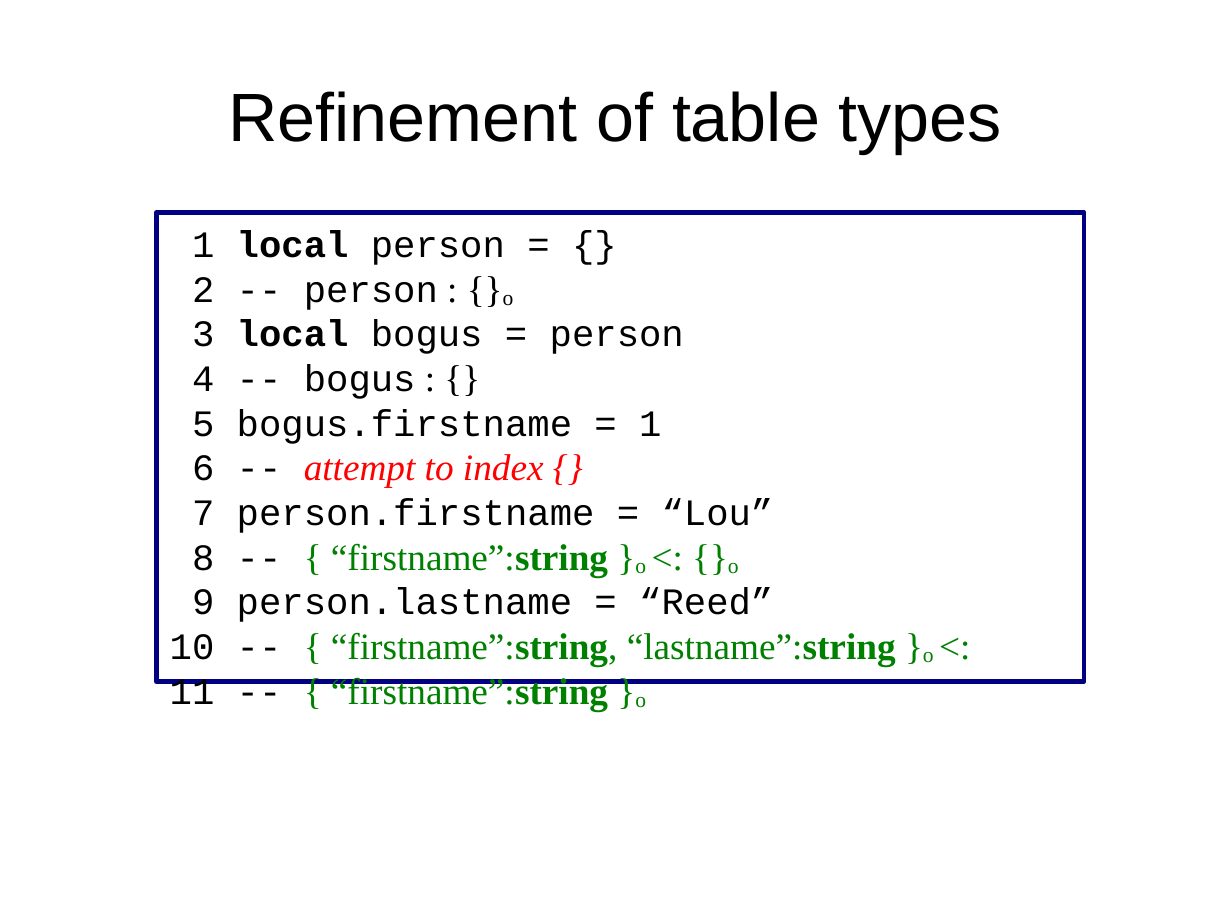
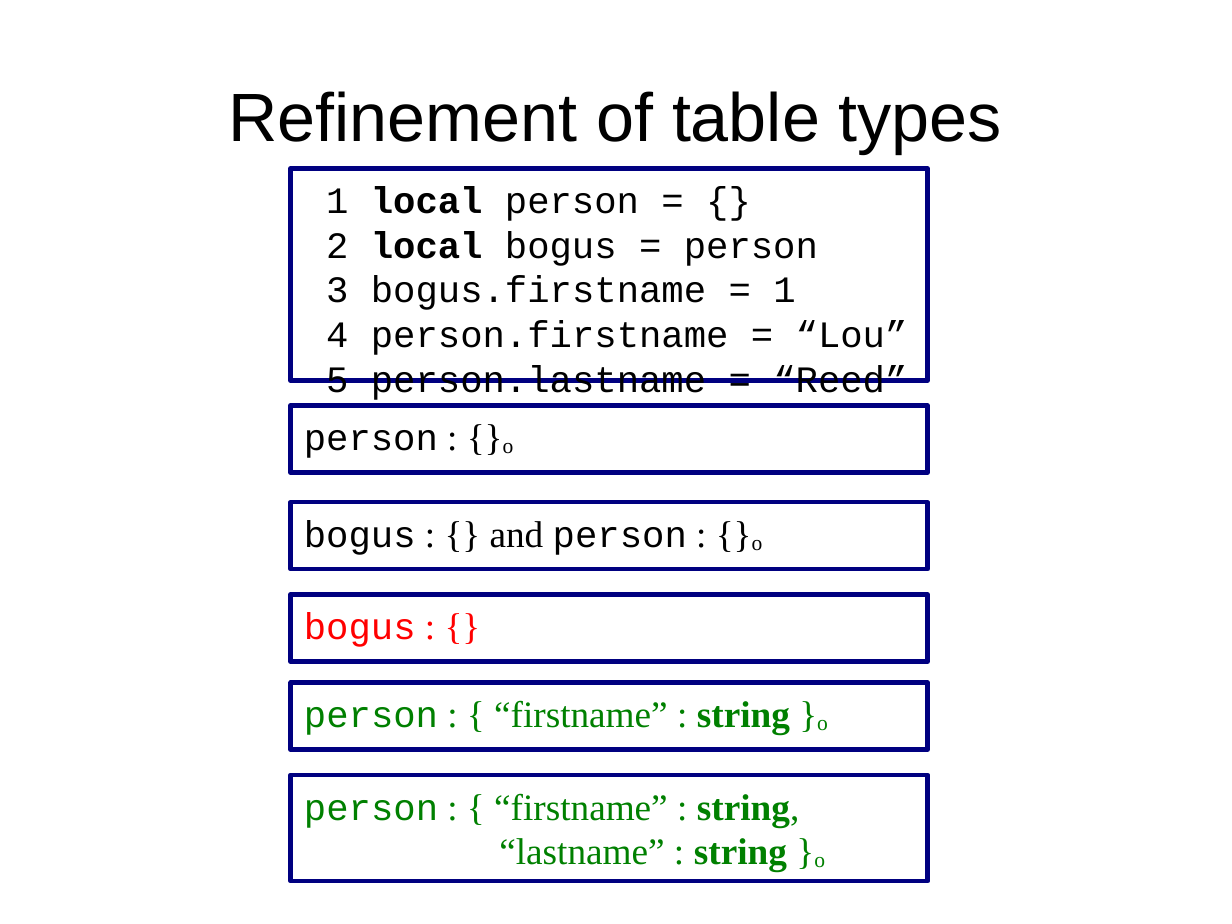
Before and after one commit to andremm/typedlua, a slide deck: slide 30 of doc/slides/dyla2014.odp. Drawn at 1232x924 pixels with LibreOffice and Linux fonts; fonts in the diff are those of the drawing. Boxes give left, top, right and bottom in pixels: in the first picture for what was removed or moved away, otherwise in the second. Text is boxed around its words. In the diff, an @@ line names an element or a change of style, - is before the commit and + after.

```diff
--- a/doc/slides/dyla2014.odp
+++ b/doc/slides/dyla2014.odp
@@ rectangle "1 local person = {}": place and size @@
-rectangle "1 local person = {}" at (157,212,1084,682)
+rectangle "1 local person = {}" at (291,169,928,381)
@@ text in rectangle at (326,231,908,400): text changed @@
-2 -- person : {}o
-3 local bogus = person
-4 -- bogus : {}
-5 bogus.firstname = 1
-6 -- attempt to index {}
-7 person.firstname = “Lou”
-8 -- { “firstname”:string }o <: {}o
-9 person.lastname = “Reed”
-10 -- { “firstname”:string, “lastname”:string }o <:
-11 -- { “firstname”:string }o
+2 local bogus = person
+3 bogus.firstname = 1
+4 person.firstname = “Lou”
+5 person.lastname = “Reed”
@@ rectangle added at (291,406,928,473), outline #000080 2.89 pt, 24 pt, text #000000 @@
+person : {}o
@@ rectangle added at (291,502,928,569), outline #000080 2.89 pt, 24 pt, text #000000 @@
+bogus : {} and person : {}o
@@ rectangle added at (291,595,928,662), outline #000080 2.89 pt, 24 pt, text #FF0000 @@
+bogus : {}
@@ rectangle added at (291,683,928,750), outline #000080 2.89 pt, 24 pt, text #008000 @@
+person : { “firstname” : string }o
@@ rectangle added at (291,775,928,881), outline #000080 2.89 pt, 24 pt, text #008000 @@
+person : { “firstname” : string,
+“lastname” : string }o
```
Also in this commit, not shown: 23 other slides changed.
